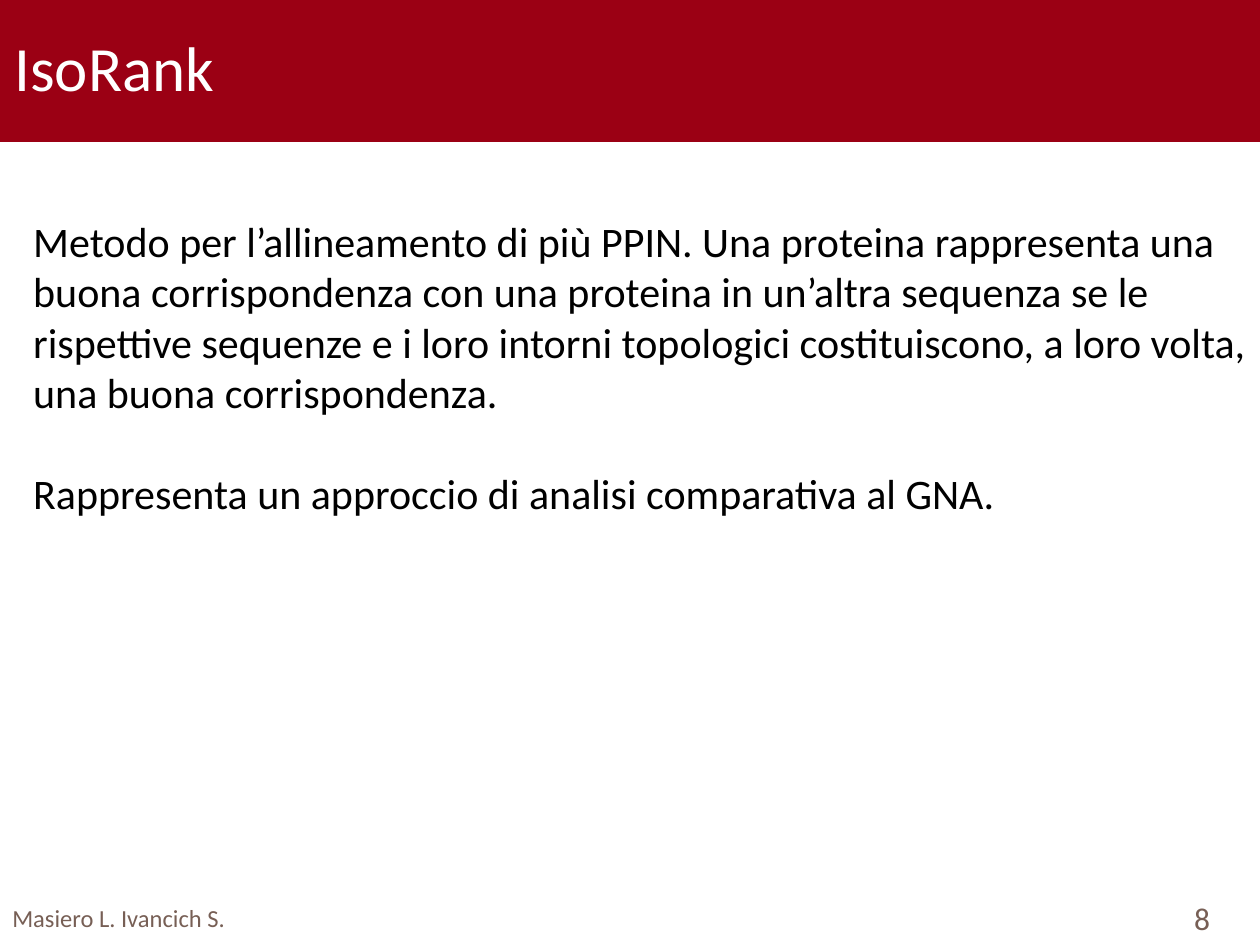
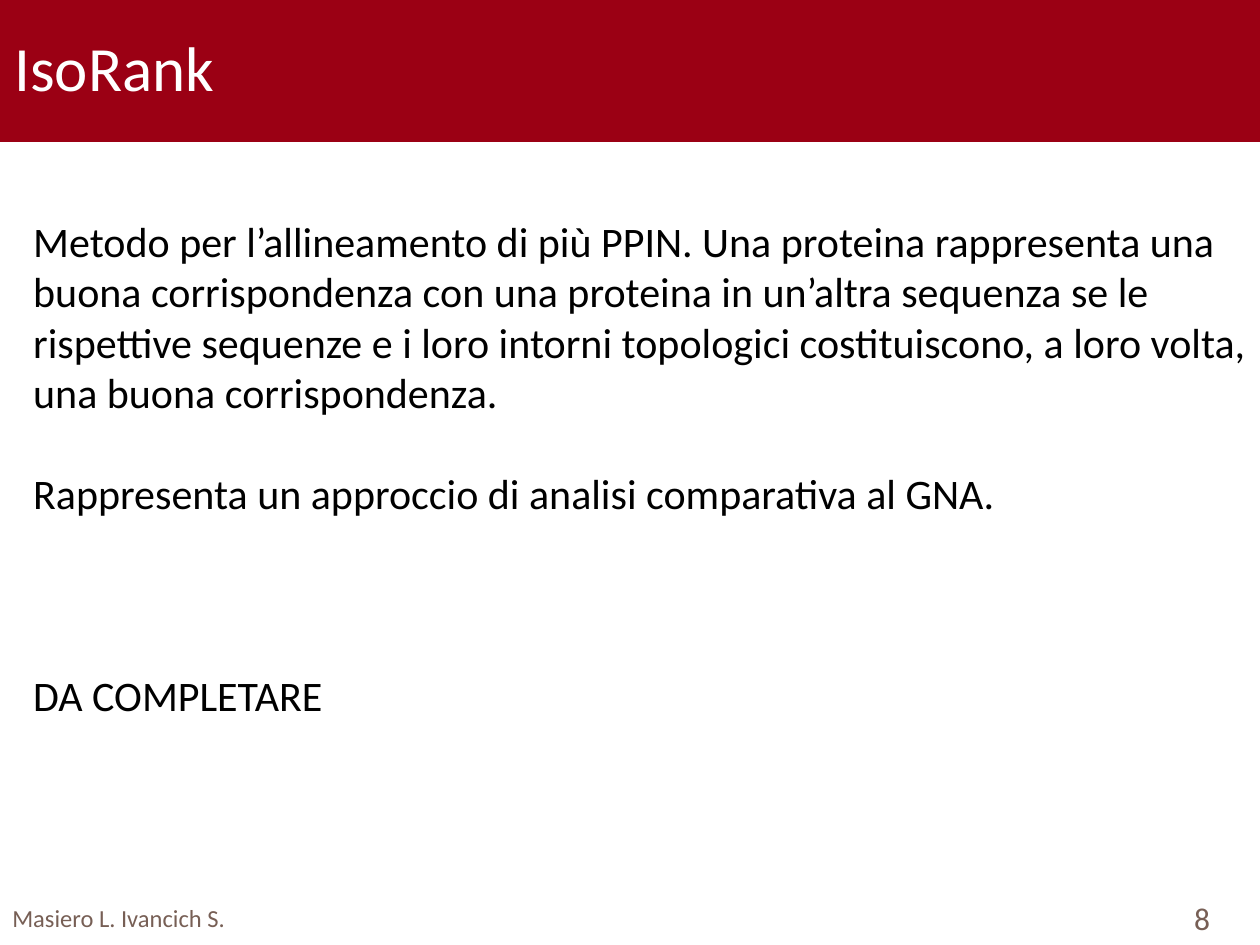
Before and after one commit to TyllanDrake/NetworkAlignment, a slide deck: slide 8 of Presentation/Presentation.pptx. Drawn at 1260x945 pixels with LibreOffice and Linux fonts; fonts in the diff are those of the drawing; background and template pictures are left out. Boxes give left, top, right and bottom in pixels: in the first picture for what was removed or moved away, otherwise in the second. Text is boxed around its words. In the diff, an @@ line names an element or a change of style, - is before the commit and + after.

```diff
--- a/Presentation/Presentation.pptx
+++ b/Presentation/Presentation.pptx
@@ text at (33,683,322,712): paragraph added @@
+DA COMPLETARE
```
Also in this commit, not shown: 8 other slides changed, 1 slide removed.
